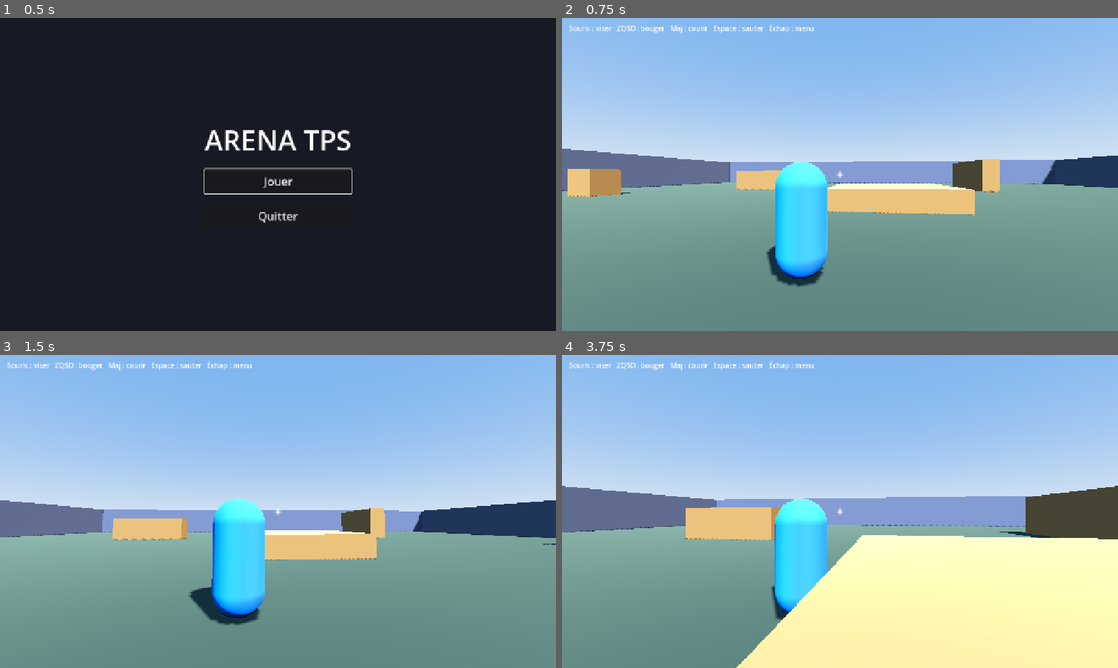
Above: before the commit, frames 1-4 (two rows, left to right).
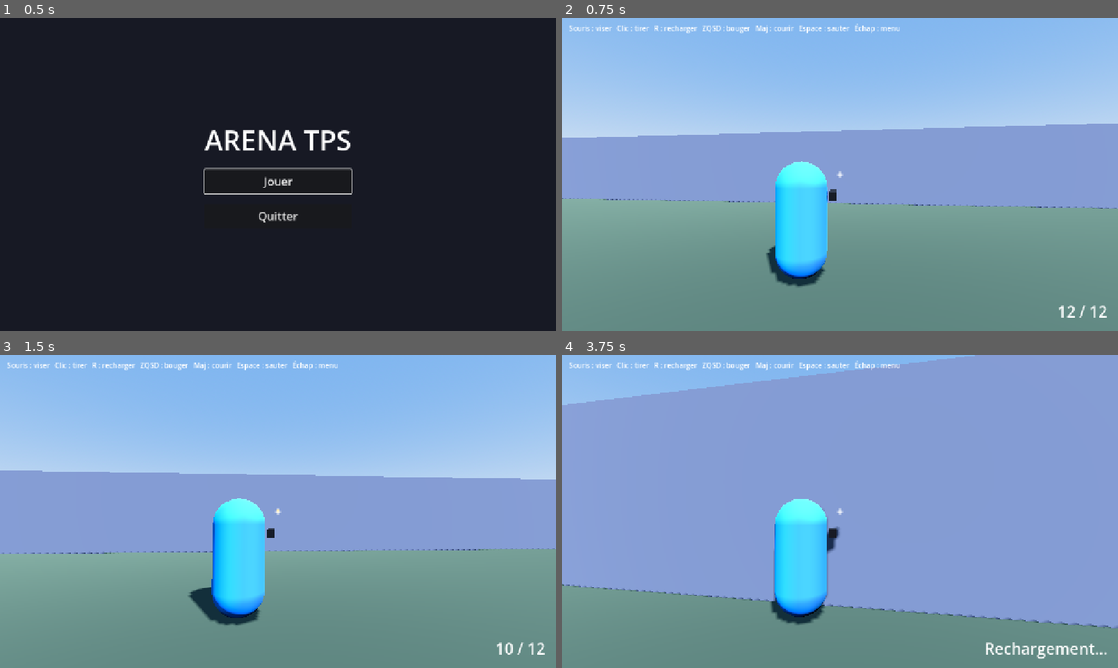
Above: after the commit, the same moments.

Repository: Jusky92/arena-tps
Game: Godot game, scene res://scenes/menu.tscn
The game is run twice, just before and just after one commit, with the same random seed, the same clock (stepped at 60 frames per second) and the same inputs.
Inputs (mouse positions are in pixels of both pictures, inside the frame that each line leads up to):
- Up to frame 1 (0.5 s): no input
- Up to frame 2 (0.75 s): click "Jouer" at 0.5 s
- Up to frame 3 (1.5 s): tap Enter at 1.25 s; move the mouse to (305, 511) at 1.27 s; press the mouse at (305, 511) at 1.28 s; hold W (move_forward) from 1.28 s (still down)
- Up to frame 4 (3.75 s): keep holding W (move_forward); tap Space (jump) at 1.52, 2.27 s; move the mouse to (812, 511) at 2.02 s; release the mouse at (812, 511) at 2.03 s; tap Shift (sprint) at 2.1 s; click (812, 511) at 2.3 s; move the mouse to (851, 505) at 2.77 s; press the mouse at (851, 505) at 2.78 s; move the mouse to (834, 517) at 3.52 s; release the mouse at (834, 517) at 3.53 s; click (834, 517) at 3.6 s

Frame 1 is identical in both runs. In frame 2, 21% of the frame differs, in the area x 0-100%, y 1-96%; in frame 3, 22%; in frame 4, 79%, in the area x 0-100%, y 0-100%.

Commit message:
front: ajoute le tir, les munitions et les cibles d'entraînement

Diff:
--- a/front/project.godot
+++ b/front/project.godot
@@ -1,4 +1,10 @@
-; Fichier de configuration du projet Godot 4.
+; Engine configuration file.
+; It's best edited using the editor UI and not directly,
+; since the parameters that go here are not all obvious.
+;
+; Format:
+;   [section] ; section goes between []
+;   param=value ; assign values to parameters
 
 config_version=5
 
@@ -18,10 +24,6 @@
 window/size/viewport_height=720
 window/stretch/mode="canvas_items"
 
-[physics]
-
-common/physics_ticks_per_second=60
-
 [rendering]
 
 renderer/rendering_method="gl_compatibility"
--- a/front/scenes/game.tscn
+++ b/front/scenes/game.tscn
@@ -34,9 +34,9 @@
 [node name="Hint" type="Label" parent="HUD"]
 offset_left = 16.0
 offset_top = 12.0
-offset_right = 900.0
+offset_right = 1200.0
 offset_bottom = 40.0
-text = "Souris : viser   ZQSD : bouger   Maj : courir   Espace : sauter   Échap : menu"
+text = "Souris : viser   Clic : tirer   R : recharger   ZQSD : bouger   Maj : courir   Espace : sauter   Échap : menu"
 
 [node name="Crosshair" type="Label" parent="HUD"]
 anchors_preset = 8
@@ -54,3 +54,19 @@
 text = "+"
 horizontal_alignment = 1
 vertical_alignment = 1
+
+[node name="AmmoLabel" type="Label" parent="HUD"]
+anchors_preset = 3
+anchor_left = 1.0
+anchor_top = 1.0
+anchor_right = 1.0
+anchor_bottom = 1.0
+offset_left = -320.0
+offset_top = -70.0
+offset_right = -24.0
+offset_bottom = -20.0
+grow_horizontal = 0
+grow_vertical = 0
+theme_override_font_sizes/font_size = 36
+text = "12 / 12"
+horizontal_alignment = 2
--- a/front/scenes/player.tscn
+++ b/front/scenes/player.tscn
@@ -21,6 +21,13 @@
 material = SubResource("Mat_visor")
 size = Vector3(0.5, 0.18, 0.2)
 
+[sub_resource type="StandardMaterial3D" id="Mat_gun"]
+albedo_color = Color(0.15, 0.15, 0.17, 1)
+
+[sub_resource type="BoxMesh" id="Mesh_gun"]
+material = SubResource("Mat_gun")
+size = Vector3(0.12, 0.14, 0.7)
+
 [node name="Player" type="CharacterBody3D"]
 script = ExtResource("1_player")
 
@@ -36,6 +43,13 @@
 transform = Transform3D(1, 0, 0, 0, 1, 0, 0, 0, 1, 0, 0.5, -0.33)
 mesh = SubResource("Mesh_visor")
 
+[node name="Gun" type="MeshInstance3D" parent="."]
+transform = Transform3D(1, 0, 0, 0, 1, 0, 0, 0, 1, 0.48, 1.25, -0.35)
+mesh = SubResource("Mesh_gun")
+
+[node name="Muzzle" type="Marker3D" parent="Gun"]
+transform = Transform3D(1, 0, 0, 0, 1, 0, 0, 0, 1, 0, 0, -0.38)
+
 [node name="CameraPivot" type="Node3D" parent="."]
 transform = Transform3D(1, 0, 0, 0, 1, 0, 0, 0, 1, 0, 1.6, 0)
 
--- /dev/null
+++ b/front/scenes/target_dummy.tscn
@@ -0,0 +1,35 @@
+[gd_scene load_steps=5 format=3]
+
+[ext_resource type="Script" path="res://scripts/target_dummy.gd" id="1_dummy"]
+
+[sub_resource type="CapsuleShape3D" id="Shape_dummy"]
+radius = 0.4
+height = 1.8
+
+[sub_resource type="StandardMaterial3D" id="Mat_dummy"]
+albedo_color = Color(0.9, 0.25, 0.25, 1)
+
+[sub_resource type="CapsuleMesh" id="Mesh_dummy"]
+material = SubResource("Mat_dummy")
+radius = 0.4
+height = 1.8
+
+[node name="TargetDummy" type="StaticBody3D"]
+script = ExtResource("1_dummy")
+
+[node name="CollisionShape3D" type="CollisionShape3D" parent="."]
+transform = Transform3D(1, 0, 0, 0, 1, 0, 0, 0, 1, 0, 0.9, 0)
+shape = SubResource("Shape_dummy")
+
+[node name="Body" type="MeshInstance3D" parent="."]
+transform = Transform3D(1, 0, 0, 0, 1, 0, 0, 0, 1, 0, 0.9, 0)
+mesh = SubResource("Mesh_dummy")
+
+[node name="HealthLabel" type="Label3D" parent="."]
+transform = Transform3D(1, 0, 0, 0, 1, 0, 0, 0, 1, 0, 2.15, 0)
+billboard = 1
+no_depth_test = true
+pixel_size = 0.01
+font_size = 48
+outline_size = 10
+text = "100 PV"
--- a/front/scripts/game.gd
+++ b/front/scripts/game.gd
@@ -1,6 +1,7 @@
 extends Node3D
-## Scène de jeu : construit l'arène 3D, fait apparaître le joueur à un endroit
-## aléatoire libre, capture la souris, et revient au menu avec Échap.
+## Scène de jeu : construit l'arène 3D, fait apparaître le joueur et des cibles
+## d'entraînement à des endroits aléatoires libres, gère le HUD, capture la
+## souris, et revient au menu avec Échap.
 
 const MAP_SIZE := 60.0          # l'arène fait 60 x 60 mètres, centrée sur (0, 0)
 const WALL_HEIGHT := 4.0
@@ -8,6 +9,7 @@
 const FLOOR_COLOR := Color(0.32, 0.36, 0.3)
 const WALL_COLOR := Color(0.45, 0.47, 0.55)
 const OBSTACLE_COLOR := Color(0.7, 0.55, 0.35)
+const TARGET_COUNT := 6         # nombre de cibles d'entraînement
 
 # Obstacles : [position du centre au sol (x, z), taille (largeur x, hauteur, profondeur z)].
 const OBSTACLES := [
@@ -22,14 +24,20 @@
 ]
 
 const PlayerScene := preload("res://scenes/player.tscn")
+const TargetScene := preload("res://scenes/target_dummy.tscn")
+
+@onready var ammo_label: Label = $HUD/AmmoLabel
+@onready var crosshair: Label = $HUD/Crosshair
 
 # Zones au sol occupées (pour éviter d'apparaître dans un mur), en 2D vue du dessus.
 var _blocked: Array[Rect2] = []
+var _crosshair_tween: Tween
 
 
 func _ready() -> void:
 	_build_floor()
 	_build_walls()
+	_spawn_targets()
 	_spawn_player()
 	Input.mouse_mode = Input.MOUSE_MODE_CAPTURED
 
@@ -42,6 +50,8 @@
 			and Input.mouse_mode != Input.MOUSE_MODE_CAPTURED:
 		Input.mouse_mode = Input.MOUSE_MODE_CAPTURED
 
+
+# ---------------------------------------------------------------- Arène
 
 func _build_floor() -> void:
 	# Le sol a une épaisseur de 1 m, sa surface est à y = 0.
@@ -90,12 +100,27 @@
 	return body
 
 
+# ---------------------------------------------------------------- Apparitions
+
+func _spawn_targets() -> void:
+	for i in TARGET_COUNT:
+		var target := TargetScene.instantiate()
+		add_child(target)
+		var spot := _random_free_spot(1.5)
+		target.global_position = Vector3(spot.x, 0.0, spot.y)
+		# La cible occupe sa place : rien d'autre n'apparaîtra dessus.
+		_blocked.append(Rect2(spot.x - 0.5, spot.y - 0.5, 1.0, 1.0))
+
+
 func _spawn_player() -> void:
 	var player := PlayerScene.instantiate()
 	add_child(player)
 	var spot := _random_free_spot(1.0)
 	player.global_position = Vector3(spot.x, 0.1, spot.y)
 	player.rotation.y = randf() * TAU  # orientation de départ aléatoire
+
+	player.ammo_changed.connect(_on_ammo_changed)
+	player.hit_confirmed.connect(_on_hit_confirmed)
 
 
 ## Tire une position au sol au hasard jusqu'à en trouver une hors des obstacles.
@@ -111,3 +136,26 @@
 		if free:
 			return spot
 	return Vector2(-25, -25)  # coin, toujours libre
+
+
+# ---------------------------------------------------------------- HUD
+
+func _on_ammo_changed(ammo: int, mag_size: int, reloading: bool) -> void:
+	if reloading:
+		ammo_label.text = "Rechargement…"
+	else:
+		ammo_label.text = "%d / %d" % [ammo, mag_size]
+
+
+## Le réticule devient rouge (touché) ou se transforme en X (élimination).
+func _on_hit_confirmed(killed: bool) -> void:
+	if _crosshair_tween:
+		_crosshair_tween.kill()
+	crosshair.text = "X" if killed else "+"
+	crosshair.modulate = Color(1, 0.2, 0.2)
+	_crosshair_tween = create_tween()
+	_crosshair_tween.tween_interval(0.25 if killed else 0.1)
+	_crosshair_tween.tween_callback(func() -> void:
+		crosshair.text = "+"
+		crosshair.modulate = Color.WHITE
+	)
--- a/front/scripts/inputs.gd
+++ b/front/scripts/inputs.gd
@@ -10,7 +10,12 @@
 	"move_right":   [KEY_D, KEY_RIGHT],
 	"jump":         [KEY_SPACE],
 	"sprint":       [KEY_SHIFT],
+	"reload":       [KEY_R],
 	"back_to_menu": [KEY_ESCAPE],
+}
+
+const MOUSE_ACTIONS := {
+	"fire": [MOUSE_BUTTON_LEFT],
 }
 
 # Réglage de la souris (sensibilité de la caméra).
@@ -19,9 +24,20 @@
 
 func _ready() -> void:
 	for action in KEY_ACTIONS:
-		if not InputMap.has_action(action):
-			InputMap.add_action(action)
+		_ensure_action(action)
 		for key in KEY_ACTIONS[action]:
 			var event := InputEventKey.new()
 			event.physical_keycode = key
 			InputMap.action_add_event(action, event)
+
+	for action in MOUSE_ACTIONS:
+		_ensure_action(action)
+		for button in MOUSE_ACTIONS[action]:
+			var event := InputEventMouseButton.new()
+			event.button_index = button
+			InputMap.action_add_event(action, event)
+
+
+func _ensure_action(action: String) -> void:
+	if not InputMap.has_action(action):
+		InputMap.add_action(action)
--- a/front/scripts/player.gd
+++ b/front/scripts/player.gd
@@ -2,7 +2,14 @@
 ## Joueur local en vue à la troisième personne (caméra par-dessus l'épaule).
 ## - Souris : tourner la caméra (le personnage regarde là où on vise)
 ## - ZQSD / flèches : se déplacer   - Maj : courir   - Espace : sauter
-
+## - Clic gauche : tirer   - R : recharger
+
+## Émis quand un tir touche quelque chose qui peut prendre des dégâts.
+signal hit_confirmed(killed: bool)
+## Émis quand les munitions changent (pour mettre à jour le HUD).
+signal ammo_changed(ammo: int, mag_size: int, reloading: bool)
+
+@export_group("Déplacement")
 @export var walk_speed: float = 5.0
 @export var sprint_speed: float = 8.0
 @export var jump_velocity: float = 5.0
@@ -10,15 +17,29 @@
 @export var min_pitch_deg: float = -60.0
 @export var max_pitch_deg: float = 45.0
 
+@export_group("Arme")
+@export var damage: int = 20
+@export var fire_rate: float = 8.0       # tirs par seconde
+@export var max_range: float = 100.0     # portée en mètres
+@export var mag_size: int = 12
+@export var reload_time: float = 1.5     # secondes
+
 @onready var camera_pivot: Node3D = $CameraPivot
 @onready var spring_arm: SpringArm3D = $CameraPivot/SpringArm3D
+@onready var camera: Camera3D = $CameraPivot/SpringArm3D/Camera3D
+@onready var muzzle: Marker3D = $Gun/Muzzle
 
 var _gravity: float = ProjectSettings.get_setting("physics/3d/default_gravity")
+var _ammo: int
+var _fire_cooldown: float = 0.0
+var _reload_timer: float = 0.0
 
 
 func _ready() -> void:
 	# Évite que la caméra "se cogne" contre le propre corps du joueur.
 	spring_arm.add_excluded_object(get_rid())
+	_ammo = mag_size
+	ammo_changed.emit.call_deferred(_ammo, mag_size, false)
 
 
 func _unhandled_input(event: InputEvent) -> void:
@@ -32,9 +53,18 @@
 			deg_to_rad(min_pitch_deg),
 			deg_to_rad(max_pitch_deg)
 		)
+	elif event.is_action_pressed("reload"):
+		_start_reload()
 
 
 func _physics_process(delta: float) -> void:
+	_update_movement(delta)
+	_update_weapon(delta)
+
+
+# ---------------------------------------------------------------- Déplacement
+
+func _update_movement(delta: float) -> void:
 	# Gravité et saut.
 	if not is_on_floor():
 		velocity.y -= _gravity * delta
@@ -52,3 +82,127 @@
 	velocity.z = lerp(velocity.z, target.z, acceleration * delta)
 
 	move_and_slide()
+
+
+# ---------------------------------------------------------------- Arme
+
+func _update_weapon(delta: float) -> void:
+	_fire_cooldown = max(_fire_cooldown - delta, 0.0)
+
+	# Rechargement en cours.
+	if _reload_timer > 0.0:
+		_reload_timer -= delta
+		if _reload_timer <= 0.0:
+			_ammo = mag_size
+			ammo_changed.emit(_ammo, mag_size, false)
+		return
+
+	# On ne tire que si la souris est capturée (sinon le clic sert à la recapturer).
+	if Input.is_action_pressed("fire") and Input.mouse_mode == Input.MOUSE_MODE_CAPTURED:
+		try_fire()
+
+
+## Tente un tir. Renvoie true si un tir est parti.
+func try_fire() -> bool:
+	if _fire_cooldown > 0.0 or _reload_timer > 0.0:
+		return false
+	if _ammo <= 0:
+		_start_reload()
+		return false
+
+	_ammo -= 1
+	_fire_cooldown = 1.0 / fire_rate
+	ammo_changed.emit(_ammo, mag_size, false)
+	_shoot()
+
+	if _ammo == 0:
+		_start_reload()  # rechargement automatique
+	return true
+
+
+func _start_reload() -> void:
+	if _reload_timer > 0.0 or _ammo == mag_size:
+		return
+	_reload_timer = reload_time
+	ammo_changed.emit(_ammo, mag_size, true)
+
+
+## Le tir se fait en deux rayons :
+## 1. depuis la caméra, à travers le réticule : on trouve le point visé ;
+## 2. depuis le canon vers ce point : on vérifie que rien ne bloque
+##    (sinon on pourrait tirer "à travers" un mur juste devant le personnage).
+func _shoot() -> void:
+	var space := get_world_3d().direct_space_state
+
+	# Rayon 1 : caméra -> centre de l'écran.
+	var cam_from := camera.global_position
+	var cam_to := cam_from - camera.global_basis.z * max_range
+	var aim_hit := _raycast(space, cam_from, cam_to)
+	var aim_point: Vector3 = aim_hit.position if aim_hit else cam_to
+
+	# Rayon 2 : canon -> point visé (prolongé un peu pour bien toucher la surface).
+	var from := muzzle.global_position
+	var dir := (aim_point - from).normalized()
+	var hit := _raycast(space, from, aim_point + dir * 0.5)
+	var end_point: Vector3 = hit.position if hit else aim_point
+
+	_spawn_tracer(from, end_point)
+
+	if hit:
+		_spawn_impact(hit.position)
+		var target: Object = hit.collider
+		if target.has_method("take_damage"):
+			var killed: bool = target.take_damage(damage, self)
+			hit_confirmed.emit(killed)
+
+
+func _raycast(space: PhysicsDirectSpaceState3D, from: Vector3, to: Vector3) -> Dictionary:
+	var query := PhysicsRayQueryParameters3D.create(from, to)
+	query.exclude = [get_rid()]  # on ne se touche pas soi-même
+	return space.intersect_ray(query)
+
+
+# ---------------------------------------------------------------- Effets visuels
+
+## Trait lumineux du canon jusqu'au point d'impact, visible une fraction de seconde.
+func _spawn_tracer(from: Vector3, to: Vector3) -> void:
+	var mesh := ImmediateMesh.new()
+	mesh.surface_begin(Mesh.PRIMITIVE_LINES)
+	mesh.surface_add_vertex(from)
+	mesh.surface_add_vertex(to)
+	mesh.surface_end()
+
+	var material := StandardMaterial3D.new()
+	material.shading_mode = BaseMaterial3D.SHADING_MODE_UNSHADED
+	material.albedo_color = Color(1.0, 0.9, 0.4)
+
+	var line := MeshInstance3D.new()
+	line.mesh = mesh
+	line.material_override = material
+	line.cast_shadow = GeometryInstance3D.SHADOW_CASTING_SETTING_OFF
+	_add_effect(line, 0.05)
+
+
+## Petite boule à l'endroit touché.
+func _spawn_impact(position_world: Vector3) -> void:
+	var sphere := SphereMesh.new()
+	sphere.radius = 0.06
+	sphere.height = 0.12
+	var material := StandardMaterial3D.new()
+	material.shading_mode = BaseMaterial3D.SHADING_MODE_UNSHADED
+	material.albedo_color = Color(1.0, 0.6, 0.2)
+	sphere.material = material
+
+	var impact := MeshInstance3D.new()
+	impact.mesh = sphere
+	impact.cast_shadow = GeometryInstance3D.SHADOW_CASTING_SETTING_OFF
+	impact.position = position_world
+	_add_effect(impact, 0.3)
+
+
+## Ajoute un effet à la scène (pas au joueur, pour qu'il ne bouge pas avec lui)
+## et le supprime après `lifetime` secondes.
+func _add_effect(node: Node3D, lifetime: float) -> void:
+	var root := get_parent()
+	root.add_child(node)
+	get_tree().create_timer(lifetime).timeout.connect(node.queue_free)
--- /dev/null
+++ b/front/scripts/target_dummy.gd
@@ -0,0 +1,60 @@
+extends StaticBody3D
+## Cible d'entraînement : encaisse des dégâts, disparaît à 0 PV, puis réapparaît.
+## Elle expose la même méthode `take_damage` que les futurs joueurs distants,
+## ce qui permet de tester le tir sans serveur.
+
+@export var max_health: int = 100
+@export var respawn_delay: float = 3.0
+
+@onready var body_mesh: MeshInstance3D = $Body
+@onready var collision: CollisionShape3D = $CollisionShape3D
+@onready var health_label: Label3D = $HealthLabel
+
+var health: int
+var _material: StandardMaterial3D
+var _base_color: Color
+
+
+func _ready() -> void:
+	# Copie du matériau pour que chaque cible puisse clignoter indépendamment.
+	_material = body_mesh.mesh.material.duplicate()
+	body_mesh.material_override = _material
+	_base_color = _material.albedo_color
+	_reset()
+
+
+## Inflige des dégâts. Renvoie true si ce coup a éliminé la cible.
+func take_damage(amount: int, _from: Node) -> bool:
+	if health <= 0:
+		return false
+	health = max(health - amount, 0)
+	_update_label()
+	_flash()
+	if health == 0:
+		_die()
+		return true
+	return false
+
+
+func _die() -> void:
+	visible = false
+	collision.set_deferred("disabled", true)
+	get_tree().create_timer(respawn_delay).timeout.connect(_reset)
+
+
+func _reset() -> void:
+	health = max_health
+	visible = true
+	collision.set_deferred("disabled", false)
+	_material.albedo_color = _base_color
+	_update_label()
+
+
+func _update_label() -> void:
+	health_label.text = "%d PV" % health
+
+
+func _flash() -> void:
+	_material.albedo_color = Color.WHITE
+	var tween := create_tween()
+	tween.tween_property(_material, "albedo_color", _base_color, 0.15)
Not shown: 1 places in front/scenes/player.tscn that only renumber resources
Not shown, added: front/scripts/target_dummy.gd.uid
Not shown, changed: README.md
